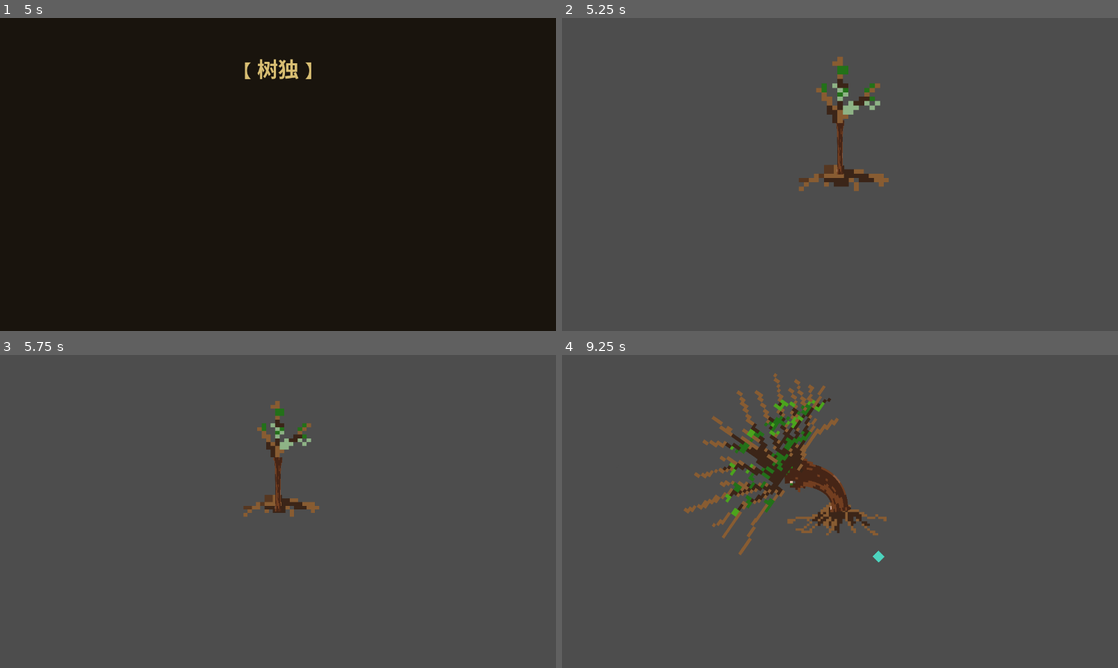
Above: before the commit, frames 1-4 (two rows, left to right).
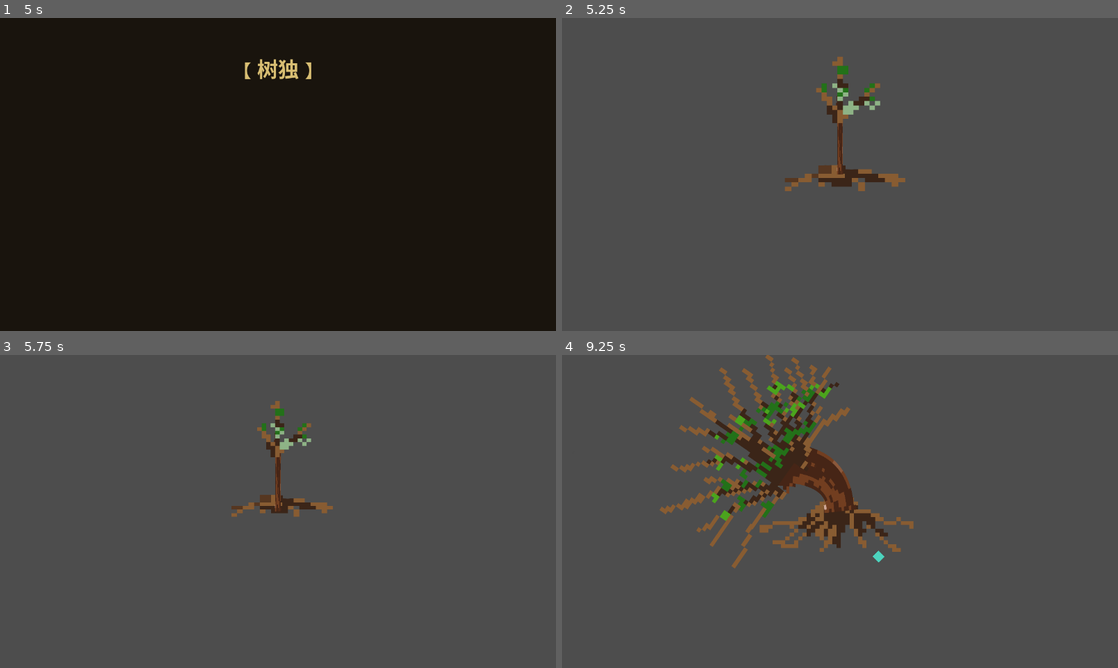
Above: after the commit, the same moments.

Repository: Sherlock-Shuang/gamejam_for_team_corn
Game: Godot game, scene res://scenes/ui/AnnualRingMenu.tscn
Two runs of this game, one before a commit and one after it. Both use one fixed random seed, a clock stepped at 60 frames per second and the inputs below.
Inputs (mouse positions are in pixels of both pictures, inside the frame that each line leads up to):
- Up to frame 1 (5 s): tap Enter at 0.5, 2, 3.5 s; move the mouse to (400, 158) at 0.52 s; tap 1 at 0.6, 3.6 s; click (400, 158) at 0.67 s; tap Space at 1.25, 2.75, 4.25 s; drag from (166, 190) to (250, 237) at 1.27 s; move the mouse to (333, 105) at 2.02 s; tap 3 at 2.1 s; click (333, 105) at 2.17 s; drag from (250, 237) to (111, 127) at 2.77 s; move the mouse to (444, 221) at 3.52 s; click (444, 221) at 3.67 s; drag from (111, 127) to (194, 96) at 4.27 s
- Up to frame 2 (5.25 s): move the mouse to (867, 174) at 5.02 s; tap 3 at 5.1 s; click (867, 174) at 5.17 s
- Up to frame 3 (5.75 s): no input
- Up to frame 4 (9.25 s): drag from (756, 433) to (728, 527) at 5.77 s; move the mouse to (962, 495) at 6.52 s; tap 1 at 6.6 s; click (962, 495) at 6.67 s; drag from (728, 527) to (812, 574) at 7.27 s; move the mouse to (895, 442) at 8.02 s; tap 3 at 8.1 s; click (895, 442) at 8.17 s; drag from (812, 574) to (673, 464) at 8.77 s

Frame 1 is identical in both runs. In frame 2, 0.6% of the frame differs, in the area x 40-62%, y 24-56%; in frame 3, 0.5%; in frame 4, 7.6%, in the area x 17-64%, y 0-69%.

Commit message:
保存大小

Diff:
--- a/scenes/actors/tree.gd
+++ b/scenes/actors/tree.gd
@@ -4,7 +4,7 @@
 @onready var head_sprites = [$treehead/HeadSprite1, $treehead/HeadSprite2, $treehead/HeadSprite3, $treehead/HeadSprite4]
 @onready var trunk_line: Line2D = $TrunkLine
 
-var trunk_widths: Array[float] = [10.0, 20.0, 30.0, 40.0]
+var trunk_widths: Array[float] = [10.0, 40.0, 50.0, 60.0]
 
 # 🔥 新增：用来记忆你在编辑器里调好的大小
 var base_root_scales: Array[Vector2] = []
--- a/scenes/actors/tree.tscn
+++ b/scenes/actors/tree.tscn
@@ -30,26 +30,26 @@
 shape = SubResource("RectangleShape2D_3dh50")
 
 [node name="RootSprite1" type="Sprite2D" parent="treeroot" unique_id=283189642]
+visible = false
 position = Vector2(1.0000001, -96.99999)
-scale = Vector2(-0.17966169, 0.1546981)
+scale = Vector2(-0.24, 0.155)
 texture = ExtResource("1_jl7e1")
 
 [node name="RootSprite2" type="Sprite2D" parent="treeroot" unique_id=793451113]
 visible = false
-position = Vector2(1.0000001, -96.99999)
-scale = Vector2(-0.17966169, 0.1546981)
+position = Vector2(6, -115)
+scale = Vector2(-0.28, 0.155)
 texture = ExtResource("2_ujhgd")
 
 [node name="RootSprite3" type="Sprite2D" parent="treeroot" unique_id=2013059854]
 visible = false
-position = Vector2(1.0000001, -96.99999)
-scale = Vector2(-0.17966169, 0.1546981)
+position = Vector2(4, -158)
+scale = Vector2(-0.28, 0.255)
 texture = ExtResource("3_mb5r6")
 
 [node name="RootSprite4" type="Sprite2D" parent="treeroot" unique_id=1383649761]
-visible = false
-position = Vector2(1.0000001, -96.99999)
-scale = Vector2(-0.17966169, 0.1546981)
+position = Vector2(3, -171)
+scale = Vector2(-0.28, 0.255)
 texture = ExtResource("4_5fpp0")
 
 [node name="treehead" type="RigidBody2D" parent="." unique_id=623497244 node_paths=PackedStringArray("tree_root")]
@@ -67,26 +67,26 @@
 metadata/_edit_group_ = true
 
 [node name="HeadSprite1" type="Sprite2D" parent="treehead" unique_id=187168219]
+visible = false
 position = Vector2(-8.000002, -127)
 scale = Vector2(0.1920189, 0.15904239)
 texture = ExtResource("1_8y28y")
 
 [node name="HeadSprite2" type="Sprite2D" parent="treehead" unique_id=1434424522]
 visible = false
-position = Vector2(-3.0000005, -131)
-scale = Vector2(0.2, 0.166)
+position = Vector2(-6, -134)
+scale = Vector2(0.23, 0.191)
 texture = ExtResource("7_ffmh2")
 
 [node name="HeadSprite3" type="Sprite2D" parent="treehead" unique_id=837389224]
-visible = false
-position = Vector2(-3, -144)
-scale = Vector2(0.23, 0.191)
+position = Vector2(0, -153)
+scale = Vector2(0.27, 0.25)
 texture = ExtResource("8_63up5")
 
 [node name="HeadSprite4" type="Sprite2D" parent="treehead" unique_id=1492413980]
 visible = false
-position = Vector2(-15, -147)
-scale = Vector2(0.25, 0.207)
+position = Vector2(-3, -175)
+scale = Vector2(0.36, 0.3)
 texture = ExtResource("9_h4xil")
 
 [node name="hitbox" type="Area2D" parent="treehead" unique_id=1376484867]
@@ -94,22 +94,29 @@
 collision_mask = 2
 
 [node name="Shape1" type="CollisionPolygon2D" parent="treehead/hitbox" unique_id=1048735965]
+visible = false
 polygon = PackedVector2Array(-1, -194, -46, -143, -7, -18, 78, -149, 14, -212)
 
 [node name="Shape2" type="CollisionPolygon2D" parent="treehead/hitbox" unique_id=308933481]
+visible = false
+scale = Vector2(1.1, 1.1)
 polygon = PackedVector2Array(1, -254, -98, -217, -134, -153, -141, -70, 141, -78, 138, -194)
 disabled = true
 
 [node name="Shape3" type="CollisionPolygon2D" parent="treehead/hitbox" unique_id=2122913082]
+position = Vector2(3, 10)
+scale = Vector2(1.2, 1.2)
 polygon = PackedVector2Array(5, -284, -156, -228, -168, -96, 136, -93, 175, -147, 137, -235)
 disabled = true
 
 [node name="Shape4" type="CollisionPolygon2D" parent="treehead/hitbox" unique_id=108090300]
+visible = false
+scale = Vector2(1.3, 1.3)
 polygon = PackedVector2Array(17, -303, -81, -284, -192, -218, -173, -88, 177, -76, 197, -157, 139, -264)
 disabled = true
 
 [node name="CrownTarget" type="Marker2D" parent="treehead" unique_id=1001491027]
-position = Vector2(-1, -119)
+position = Vector2(0, -152)
 
 [node name="Camera2D" type="Camera2D" parent="." unique_id=288142139]
 zoom = Vector2(1.3, 1.3)
--- a/scripts/components/WaveManager.gd
+++ b/scripts/components/WaveManager.gd
@@ -9,47 +9,47 @@
 var target_tree: Node2D = null
 
 func _ready() -> void:
-    # 寻找靶子树
-    var trees = get_tree().get_nodes_in_group("Tree")
-    if trees.size() > 0:
-        target_tree = trees[0]
+	# 寻找靶子树
+	var trees = get_tree().get_nodes_in_group("Tree")
+	if trees.size() > 0:
+		target_tree = trees[0]
 
-    # 初始化波次循环计时器
-    timer.wait_time = wave_interval
-    timer.timeout.connect(_on_wave_timeout)
-    timer.start()
+	# 初始化波次循环计时器
+	timer.wait_time = wave_interval
+	timer.timeout.connect(_on_wave_timeout)
+	timer.start()
 
-    # 游戏开始立刻触发第一波
-    _on_wave_timeout()
+	# 游戏开始立刻触发第一波
+	_on_wave_timeout()
 
 func _on_wave_timeout() -> void:
-    if not is_instance_valid(target_tree):
-        return
+	if not is_instance_valid(target_tree):
+		return
 
-    # 遍历这波需要生成的所有怪物
-    for i in range(enemies_per_wave):
+	# 遍历这波需要生成的所有怪物
+	for i in range(enemies_per_wave):
 
-        # 1. 核心算法：各方向概率相等的随机角度
-        # Godot 里的 TAU 就等于 2 * PI (即 360 度)。randf_range 保证了概率的绝对均匀。
-        var random_angle = randf_range(0.0, TAU)
+		# 1. 核心算法：各方向概率相等的随机角度
+		# Godot 里的 TAU 就等于 2 * PI (即 360 度)。randf_range 保证了概率的绝对均匀。
+		var random_angle = randf_range(0.0, TAU)
 
-        # 2. 核心算法：生成时间随机，且在 wave_interval 内概率相等
-        var random_delay = randf_range(0.0, wave_interval)
+		# 2. 核心算法：生成时间随机，且在 wave_interval 内概率相等
+		var random_delay = randf_range(0.0, wave_interval)
 
-        # 3. 异步延迟生成 (利用 Godot 4 的 Lambda 闭包)
-        # 意思是：创建一个一次性的后台计时器，等 random_delay 秒后，执行内部的代码
-        get_tree().create_timer(random_delay, false).timeout.connect(func():
-            # 闭包内再次检查树是否存活，防止树死了还在刷怪报错
-            if not is_instance_valid(target_tree):
-                return
+		# 3. 异步延迟生成 (利用 Godot 4 的 Lambda 闭包)
+		# 意思是：创建一个一次性的后台计时器，等 random_delay 秒后，执行内部的代码
+		get_tree().create_timer(random_delay, false).timeout.connect(func():
+			# 闭包内再次检查树是否存活，防止树死了还在刷怪报错
+			if not is_instance_valid(target_tree):
+				return
 
-            # 实时获取树的最新坐标（防止树如果有微小位移时刷错地方）
-            var center_pos = target_tree.global_position
-            var spawn_pos = center_pos + Vector2(cos(random_angle), sin(random_angle)) * spawn_radius
+			# 实时获取树的最新坐标（防止树如果有微小位移时刷错地方）
+			var center_pos = target_tree.global_position
+			var spawn_pos = center_pos + Vector2(cos(random_angle), sin(random_angle)) * spawn_radius
 
-            # 调用全局对象池生成
-            PoolManager.get_enemy(spawn_pos)
-        )
+			# 调用全局对象池生成
+			PoolManager.get_enemy(spawn_pos)
+		)
 
-    # 增加下一波的压力
-    enemies_per_wave += 5
+	# 增加下一波的压力
+	enemies_per_wave += 5
